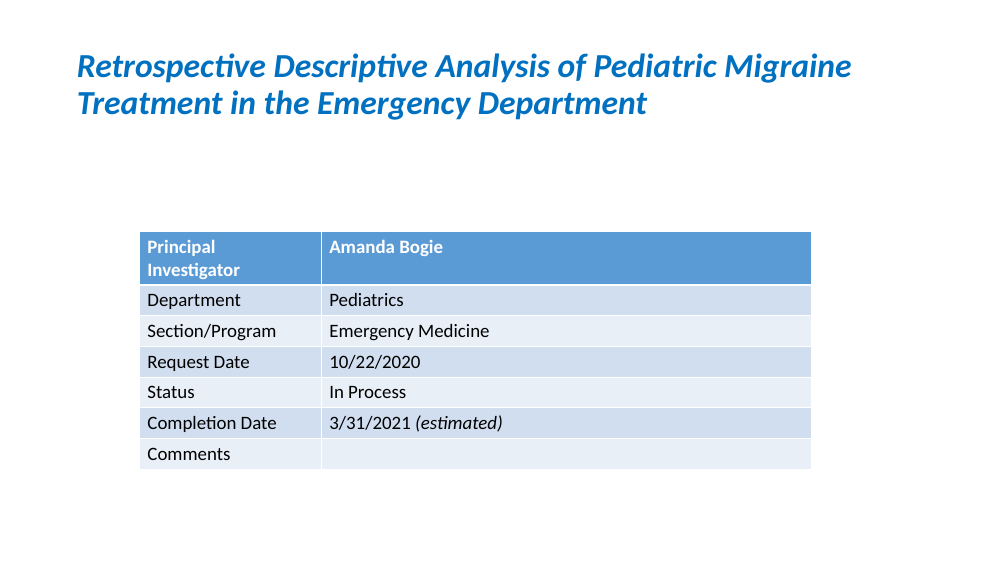
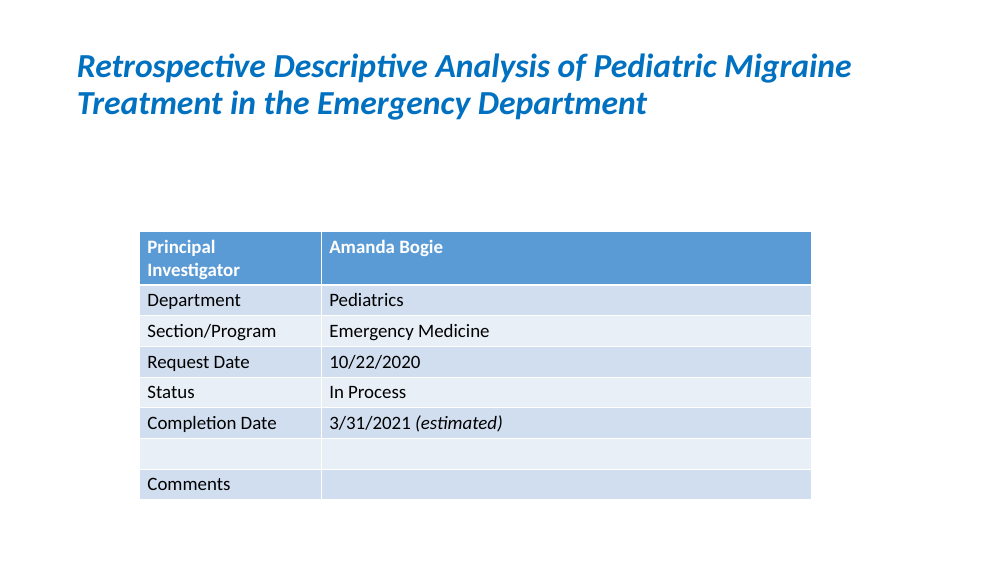
Before and after one commit to OuhscBbmc/prairie-outpost-public, a slide deck: slide 14 of publications/presentation-2021-02-aac/crdw-2021-02.pptx. Drawn at 1008x567 pixels with LibreOffice and Linux fonts; fonts in the diff are those of the drawing. Boxes give left, top, right and bottom in pixels: in the first picture for what was removed or moved away, otherwise in the second. Text is boxed around its words. In the diff, an @@ line names an element or a change of style, - is before the commit and + after.

```diff
--- a/publications/presentation-2021-02-aac/crdw-2021-02.pptx
+++ b/publications/presentation-2021-02-aac/crdw-2021-02.pptx
@@ table at bbox=[140, 231, 812, 499] @@
+row 7:  | 
```
Also in this commit, not shown: 6 other slides changed.
